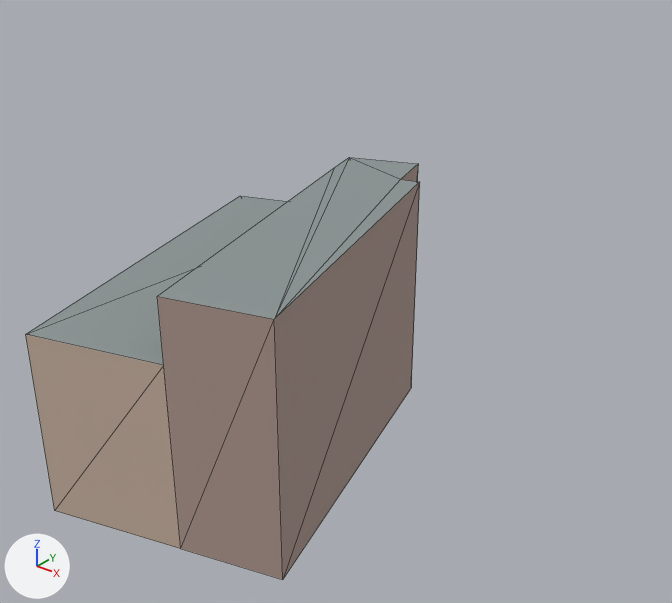
What one commit did to the glTF model game/assets/resources/districts/flushing/context-0--2.gltf.
One viewpoint serves both versions: a camera (50 mm lens) standing at (44.9, 140.4, 38.1) and looking at (1.9, 194.2, 4.7). The axes (+X, +Y, +Z) are drawn at lower left. The lights are the same throughout. The picture after the commit comes second. Mesh edges are drawn as thin lines. Vertices at exactly the same position are counted once.

The first picture shows 'context-0--2'.
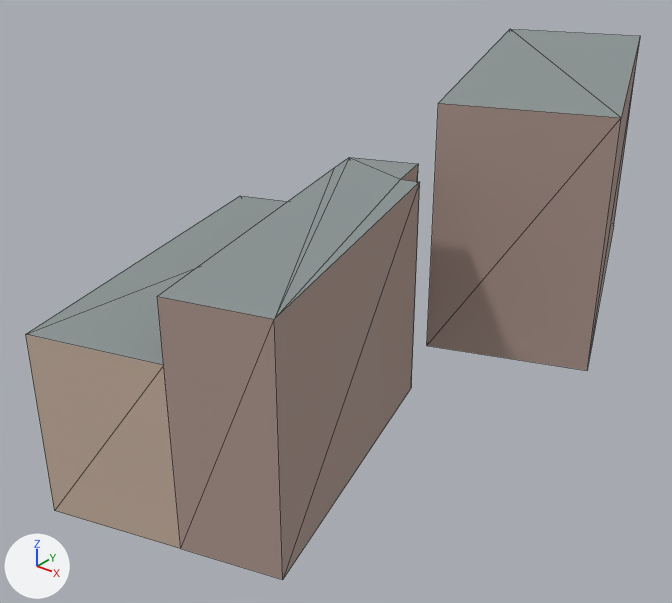
Patch to the scene script:
```diff
--- a/game/assets/resources/districts/flushing/context-0--2.gltf.py
+++ b/game/assets/resources/districts/flushing/context-0--2.gltf.py
@@ me_context_0__2 @@
 # used by ob_context_0__2; location = (0.0, 0.0, 0.0)
-me_context_0__2.from_pydata(...)  # 20 vertices, 29 faces; spans x -6.2..16.5, y 166.6..196.8, z 0.0..16.9
+me_context_0__2.from_pydata(...)  # 28 vertices, 39 faces; spans x -6.2..19.8, y 166.6..236.6, z 0.0..20.8
+# me_context_0__2 part 1
+# 8 vertices are added at x -4.5..19.8, y 199.9..236.6, z 0.0..20.8
+# 8 new faces join them, mat_nyc_wall_2 (beige #ad978e)
+# 2 new faces join them, mat_nyc_roof (grey #8b9595)
 me_context_0__2.materials.append(mat_nyc_wall_0)
```

What differs and where, as boxes [x1, y1, x2, y2] in the pictures (672 x 603 px):
'context-0--2', reshaped (56% wider, 30% taller): before [26, 157, 420, 580]; after [26, 29, 640, 580]
part 1 of me_context_0__2, added: after [427, 29, 640, 371]
